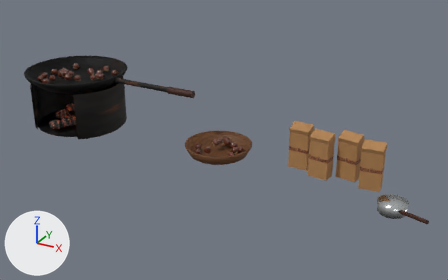
The glTF model site/public/models/prop_deco_maroni.glb: old version first, new version second.
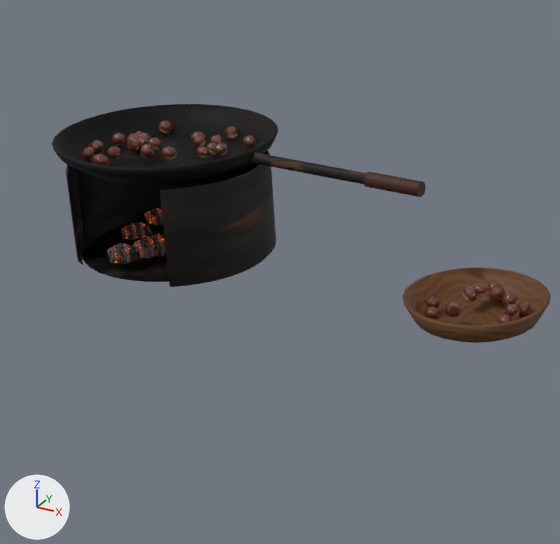
The first picture shows the older version from a 50 mm lens placed at (1.197, -2.038, 1.101), pointed at (0.067, 0.015, 0.074). The close-ups show the older and then the newer version on the part from 0% to 57% of the width and 3% to 92% of the height of that picture. Only the edits that show in the close-ups are written down. Lighting does not change. The marker at lower left points along +X, +Y and +Z. Where no turn or scale is listed for an object, it has been applied to the vertices. Vertices at exactly the same position are counted once.

Objects in the first close-up: 'prop_deco_maroni_static'.
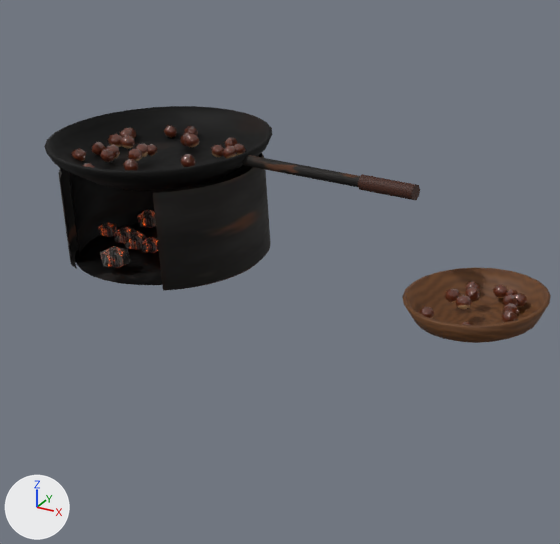
The change, as a diff of the scene's bpy script:
```diff
--- a/site/public/models/prop_deco_maroni.glb.py
+++ b/site/public/models/prop_deco_maroni.glb.py
@@ me_prop_deco_maroni_static @@
 me_prop_deco_maroni_static.from_pydata(...)  # 2121 vertices, 3648 faces; spans x -0.94..0.94, y -0.23..0.23, z -0.13..0.13
 # used by ob_prop_deco_maroni_static; location = (0.006, 0.019, 0.131)
+# me_prop_deco_maroni_static part 1: the loose piece of 12 vertices spanning x -0.8..-0.75, y -0.05..-0.01, z -0.11..-0.07 is moved by (-0.06, -0.01, 0.0)
+# me_prop_deco_maroni_static part 2: the loose piece of 12 vertices spanning x -0.73..-0.67, y -0.13..-0.07, z -0.11..-0.06 is moved by (-0.06, 0.05, -0.01)
+# me_prop_deco_maroni_static part 3: the loose piece of 12 vertices spanning x -0.72..-0.66, y -0.11..-0.05, z -0.11..-0.07 is moved by (0.11, -0.02, 0.0)
+# me_prop_deco_maroni_static part 4: 11 loose pieces with 396 vertices, spanning x -0.81..0.14, y -0.08..0.18, z -0.11..0.12, are deleted
+# me_prop_deco_maroni_static part 5: 63 vertices moved from x -0.85..-0.57, y -0.21..0.14, z -0.1..0.11 to x -0.85..-0.57, y -0.21..0.11, z -0.1..0.11; 391 vertices removed from x -0.87..-0.58, y -0.21..0.14, z -0.1..0.12; 667 vertices added at x -0.88..-0.57, y -0.22..0.16, z 0.08..0.12
+# me_prop_deco_maroni_static part 6: 146 vertices moved from x -0.1..0.18, y -0.14..0.12, z -0.13..-0.07 to x -0.1..0.18, y -0.14..0.14, z -0.13..-0.07; 285 vertices removed from x -0.05..0.14, y -0.16..0.12, z -0.13..-0.07; 393 vertices added at x -0.04..0.16, y -0.14..0.14, z -0.13..-0.06
+# me_prop_deco_maroni_static part 7: 277 kept faces spanning x -0.85..0.18, y -0.14..0.14, z -0.13..0.12 get new texture (UV) coordinates
+# me_prop_deco_maroni_static part 8: 165 kept faces spanning x -0.85..0.12, y -0.18..0.09, z -0.11..0.12 get new vertex colours; the middle colour goes from white #ffffff to white #f8f6f8
 me_prop_deco_maroni_static.materials.append(mat_vendor_atlas)
@@ ob_prop_deco_maroni_static @@
 ob_prop_deco_maroni_static = bpy.data.objects.new('prop_deco_maroni_static', me_prop_deco_maroni_static)
-ob_prop_deco_maroni_static.location = (0.006, 0.019, 0.131)
+ob_prop_deco_maroni_static.location = (0.006, 0.0, 0.131)
```

Boxes (x1, y1, x2, y2) around the edits, measured in the close-ups (560 x 544 px; the box of a moved part takes in the faces that stretch with it):
'prop_deco_maroni_static', reshaped, moved: before (52, 104, 551, 343); after (44, 106, 551, 343)
part 1 of me_prop_deco_maroni_static, moved or reshaped: before (134, 222, 152, 239); after (98, 223, 117, 237)
part 2 of me_prop_deco_maroni_static, moved or reshaped: before (133, 237, 158, 259); after (124, 230, 147, 249)
part 3 of me_prop_deco_maroni_static, moved or reshaped (not visible afterwards): before (150, 235, 166, 257)
part 4 of me_prop_deco_maroni_static, deleted: before (127, 126, 531, 324)
part 5 of me_prop_deco_maroni_static, moved or reshaped: before (56, 121, 258, 186); after (59, 125, 246, 189)
part 6 of me_prop_deco_maroni_static, moved or reshaped: before (411, 268, 551, 343); after (419, 268, 551, 342)
part 7 of me_prop_deco_maroni_static, surface changed: before (81, 139, 536, 325); after (73, 134, 536, 327)
part 8 of me_prop_deco_maroni_static, recoloured: before (81, 132, 514, 318); after (73, 134, 459, 302)
